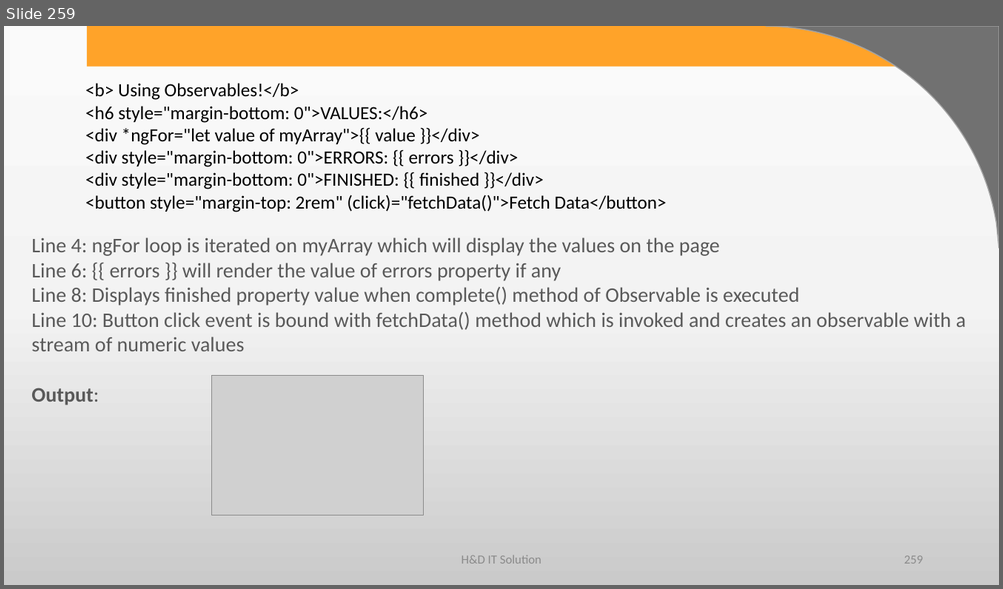
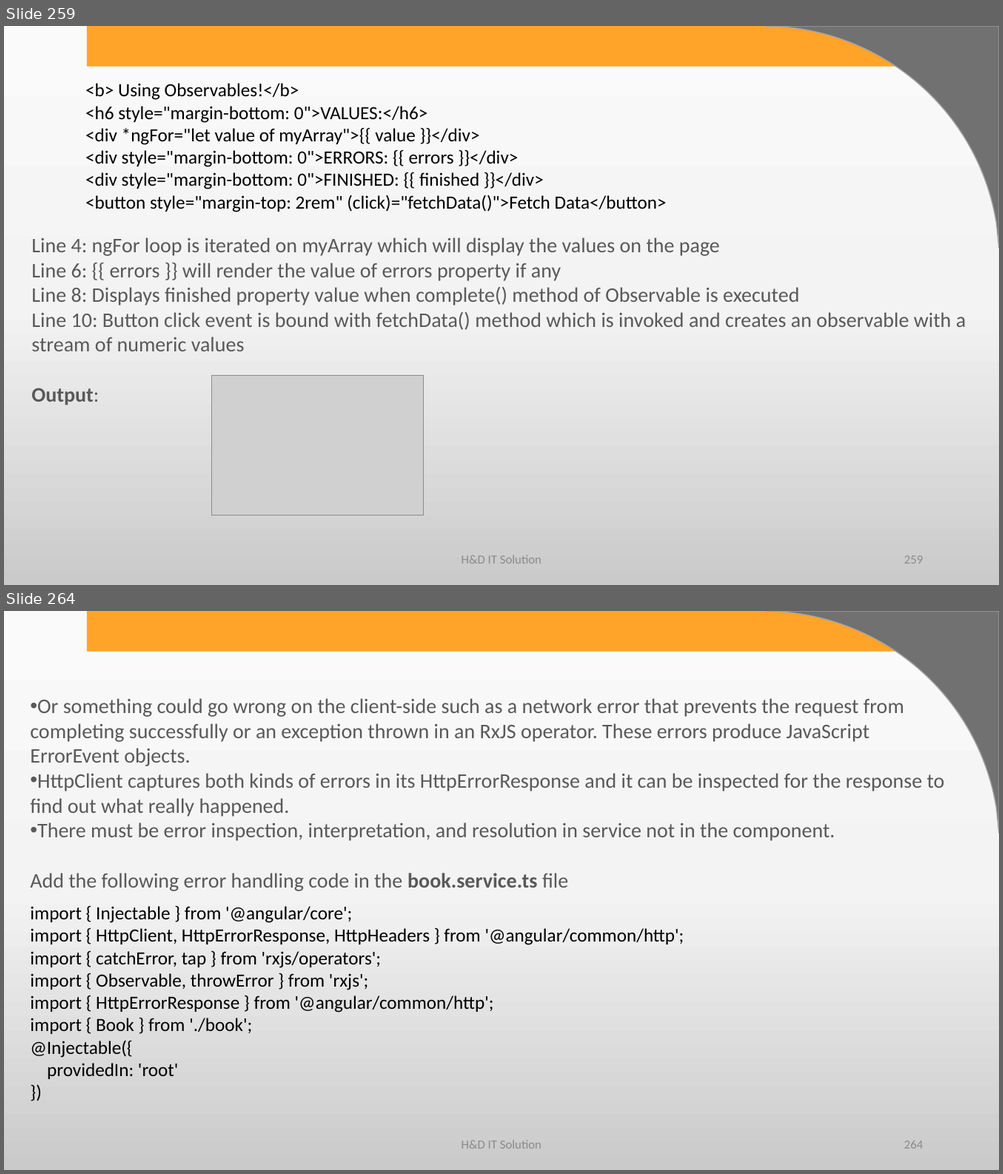
Before and after one commit to harshadasawant/forms, a slide deck: ppt/ANGULAR.pptx. Shown one above the other, each under a label of ours: slide 259 before the commit, slides 259 and 264 after it; the slides between them are not shown. The pictures are 1003x589 and 1003x1174 pixels, drawn with LibreOffice and Linux fonts; fonts in the diff are those of the drawing; grey boxes stand for pictures; background and template pictures are left out. Boxes give left, top, right and bottom in pixels: in the first picture for what was removed or moved away, otherwise in the second. Text is boxed around its words. In the diff, an @@ line names an element or a change of style, - is before the commit and + after.

```diff
--- a/ppt/ANGULAR.pptx
+++ b/ppt/ANGULAR.pptx
@@ slide 264 added at (4, 611, 999, 1170), background gradient #FBFBFB to #F4F4F4 to #CBCBCB; not listed: 2 template elements that a slide beside it also shows @@
@@ text added at (30, 698, 945, 891), 20 pt, text #595959 @@
+• Or something could go wrong on the client-side such as a network error that prevents the request from completing successfully or an exception thrown in an RxJS operator. These errors produce JavaScript ErrorEvent objects.
+• HttpClient captures both kinds of errors in its HttpErrorResponse and it can be inspected for the response to find out what really happened.
+• There must be error inspection, interpretation, and resolution in service not in the component.
+Add the following error handling code in the book.service.ts file
@@ text added at (30, 906, 684, 1079), 18 pt, text #000000 @@
+import { Injectable } from '@angular/core';
+import { HttpClient, HttpErrorResponse, HttpHeaders } from '@angular/common/http';
+import { catchError, tap } from 'rxjs/operators';
+import { Observable, throwError } from 'rxjs';
+import { HttpErrorResponse } from '@angular/common/http';
+import { Book } from './book';
+@Injectable({
+providedIn: 'root'
+})
@@ text added at (461, 1141, 541, 1149), 12 pt, text #8C8C8C @@
+H&D IT Solution
@@ page number added at (904, 1141, 922, 1149), 12 pt, text #8C8C8C @@
+264
```
Also in this commit, not shown: 22 other slides added, 2 other files.
